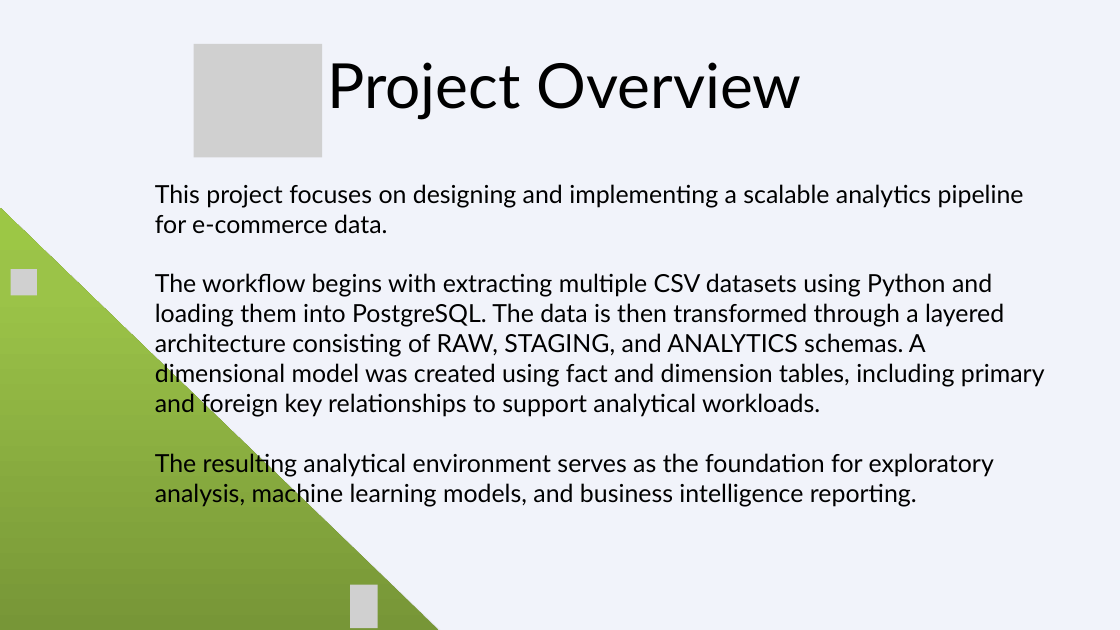
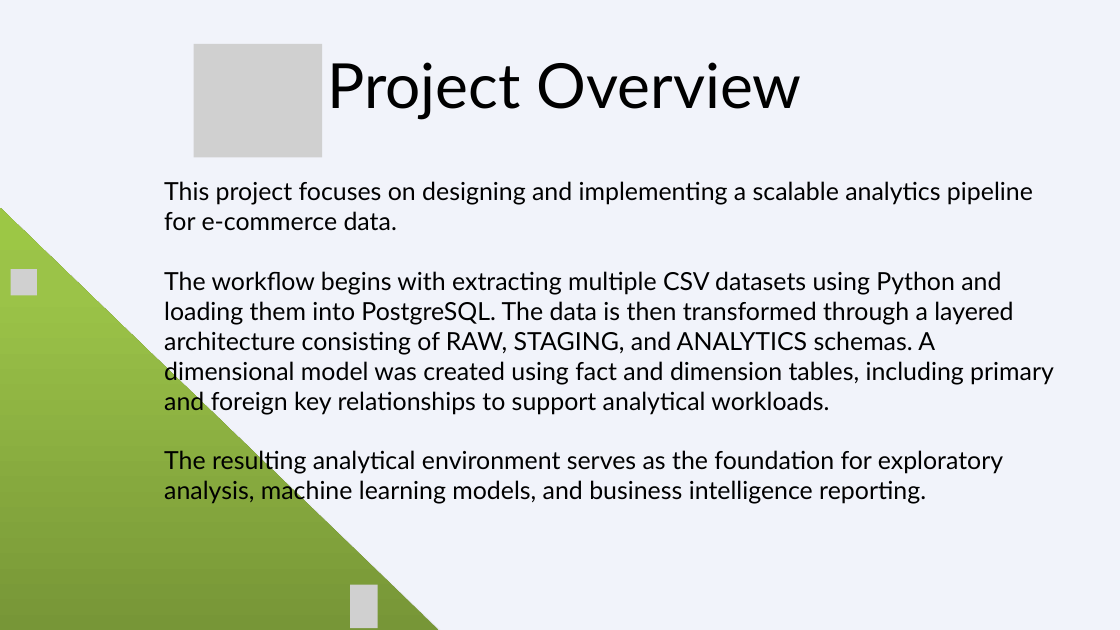
Before and after one commit to ferrettijaime-cmd/Professional_portfolio, a slide deck: slide 2 of ETL_Architecture/ETL_flowchart.pptx. Drawn at 1120x630 pixels with LibreOffice and Linux fonts; fonts in the diff are those of the drawing; grey boxes stand for pictures. Boxes give left, top, right and bottom in pixels: in the first picture for what was removed or moved away, otherwise in the second. Text is boxed around its words. In the diff, an @@ line names an element or a change of style, - is before the commit and + after.

Commit message:
text into replaced

```diff
--- a/ETL_Architecture/ETL_flowchart.pptx
+++ b/ETL_Architecture/ETL_flowchart.pptx
@@ text "This project focuses on designing ...": place and size @@
-text "This project focuses on designing ..." at (155, 184, 1045, 507)
+text "This project focuses on designing ..." at (164, 181, 1054, 504)
```
Also in this commit, not shown: 1 other slide changed, 1 other file.
